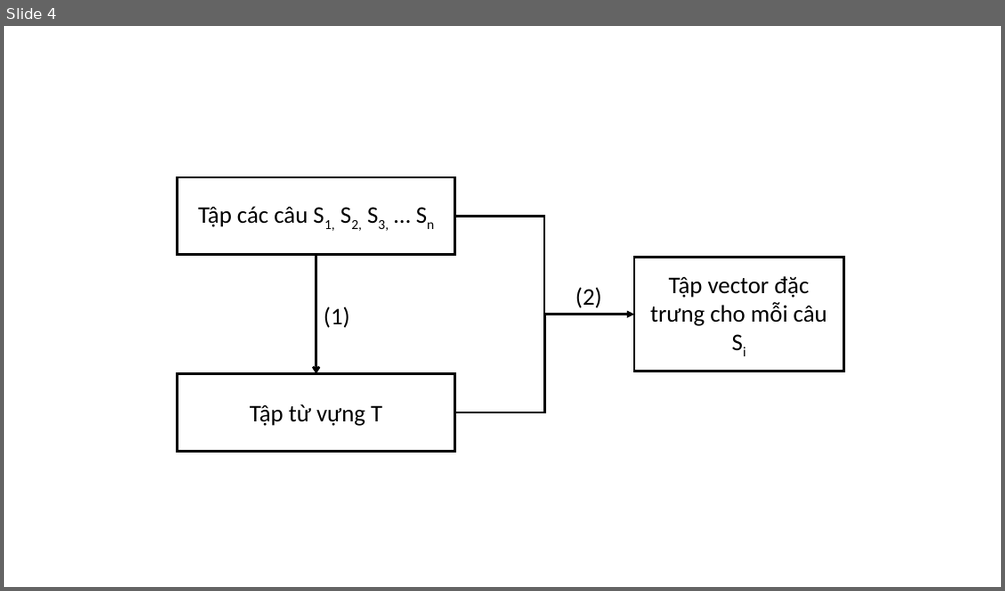
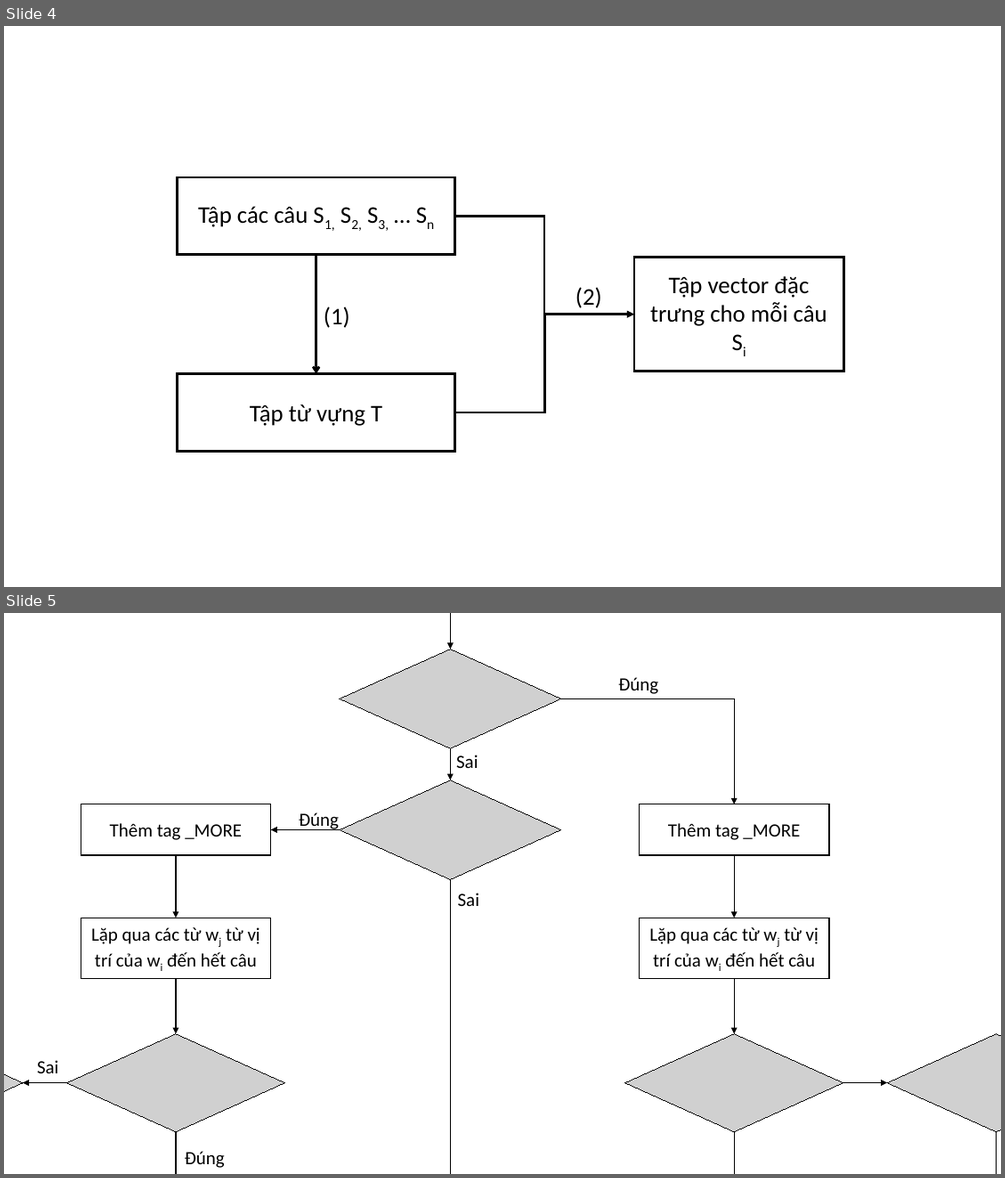
Before and after one commit to ductri/ThesisReport, a slide deck: mohinh.pptx. Shown one above the other, each under a label of ours: slide 4 before the commit, slides 4 and 5 after it. The pictures are 1005x591 and 1005x1178 pixels, drawn with LibreOffice and Linux fonts; fonts in the diff are those of the drawing; grey boxes stand for pictures. Boxes give left, top, right and bottom in pixels: in the first picture for what was removed or moved away, otherwise in the second. Text is boxed around its words. In the diff, an @@ line names an element or a change of style, - is before the commit and + after.

```diff
--- a/mohinh.pptx
+++ b/mohinh.pptx
@@ slide 5 added at bbox=[4, 613, 1001, 1174], background #FFFFFF @@
@@ arrow added from (451, 613) to (451, 649), #000000 1 pt @@
@@ picture added at bbox=[340, 649, 561, 748] @@
@@ text added at bbox=[618, 677, 658, 694], 18 pt, text #000000 @@
+Đúng
@@ elbow arrow added from (561, 699) to (734, 804), #000000 1 pt @@
@@ arrow added from (451, 748) to (451, 779), #000000 1 pt @@
@@ text added at bbox=[456, 755, 477, 768], 18 pt, text #000000 @@
+Sai
@@ picture added at bbox=[340, 779, 561, 879] @@
@@ rectangle added at bbox=[81, 804, 271, 855], outline #000000 1 pt, 18 pt, text #000000 @@
+Thêm tag _MORE
@@ text added at bbox=[299, 812, 339, 830], 18 pt, text #000000 @@
+Đúng
@@ rectangle added at bbox=[639, 804, 829, 855], outline #000000 1 pt, 18 pt, text #000000 @@
+Thêm tag _MORE
@@ arrow added from (340, 830) to (271, 830), #000000 1 pt @@
@@ arrow added from (176, 855) to (176, 917), #000000 1 pt @@
@@ arrow added from (451, 879) to (451, 1174), #000000 1 pt @@
@@ arrow added from (734, 855) to (734, 917), #000000 1 pt @@
@@ text added at bbox=[458, 892, 479, 906], 18 pt, text #000000 @@
+Sai
@@ rectangle added at bbox=[81, 917, 271, 978], outline #000000 1 pt, 18 pt, text #000000 @@
+Lặp qua các từ wj từ vị trí của wi đến hết câu
@@ rectangle added at bbox=[639, 917, 829, 978], outline #000000 1 pt, 18 pt, text #000000 @@
+Lặp qua các từ wj từ vị trí của wi đến hết câu
@@ arrow added from (176, 979) to (176, 1034), #000000 1 pt @@
@@ arrow added from (734, 979) to (734, 1034), #000000 1 pt @@
@@ picture added at bbox=[4, 1034, 23, 1132] @@
@@ picture added at bbox=[67, 1034, 285, 1132] @@
@@ picture added at bbox=[625, 1034, 844, 1132] @@
@@ picture added at bbox=[887, 1034, 1001, 1132] @@
@@ text added at bbox=[37, 1060, 58, 1073], 18 pt, text #000000 @@
+Sai
@@ elbow arrow added from (4, 1083) to (376, 1174), #000000 1 pt @@
@@ arrow added from (67, 1083) to (23, 1083), #000000 1 pt @@
@@ elbow arrow added from (1001, 1083) to (526, 1174), #000000 1 pt @@
@@ arrow added from (843, 1083) to (887, 1083), #000000 1 pt @@
@@ arrow added from (176, 1132) to (176, 1174), #000000 1 pt @@
@@ arrow added from (734, 1132) to (734, 1174), #000000 1 pt @@
@@ arrow added from (996, 1132) to (996, 1174), #000000 1 pt @@
@@ text added at bbox=[185, 1151, 225, 1167], 18 pt, text #000000 @@
+Đúng
```
Also in this commit, not shown: 1 other slide added, 8 other files.
